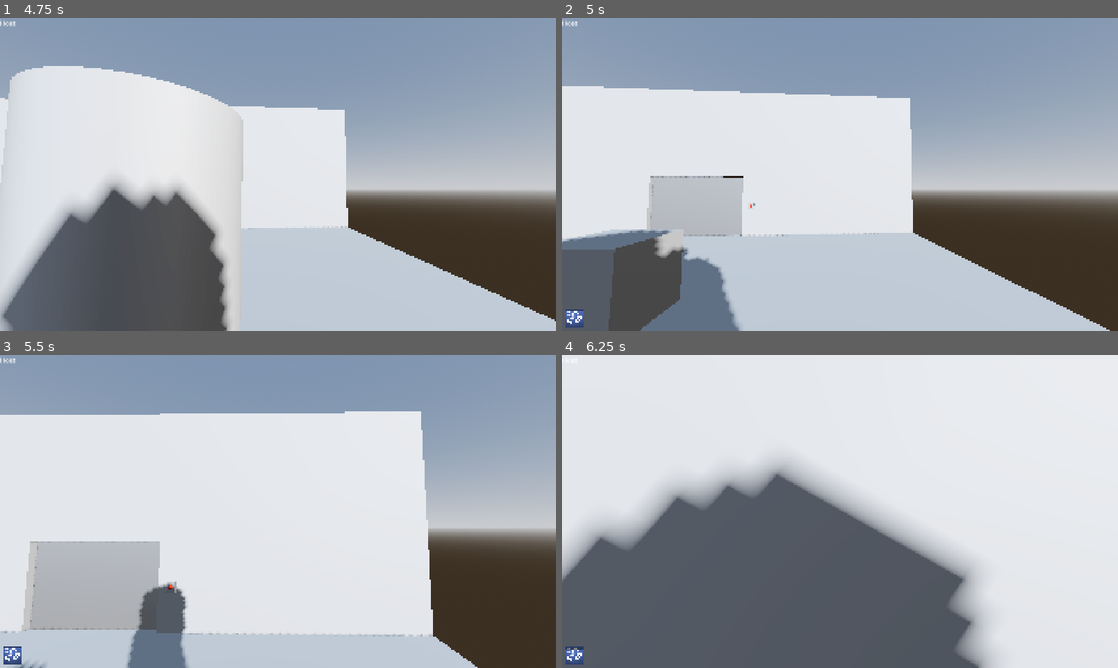
Above: before the commit, frames 1-4 (two rows, left to right).
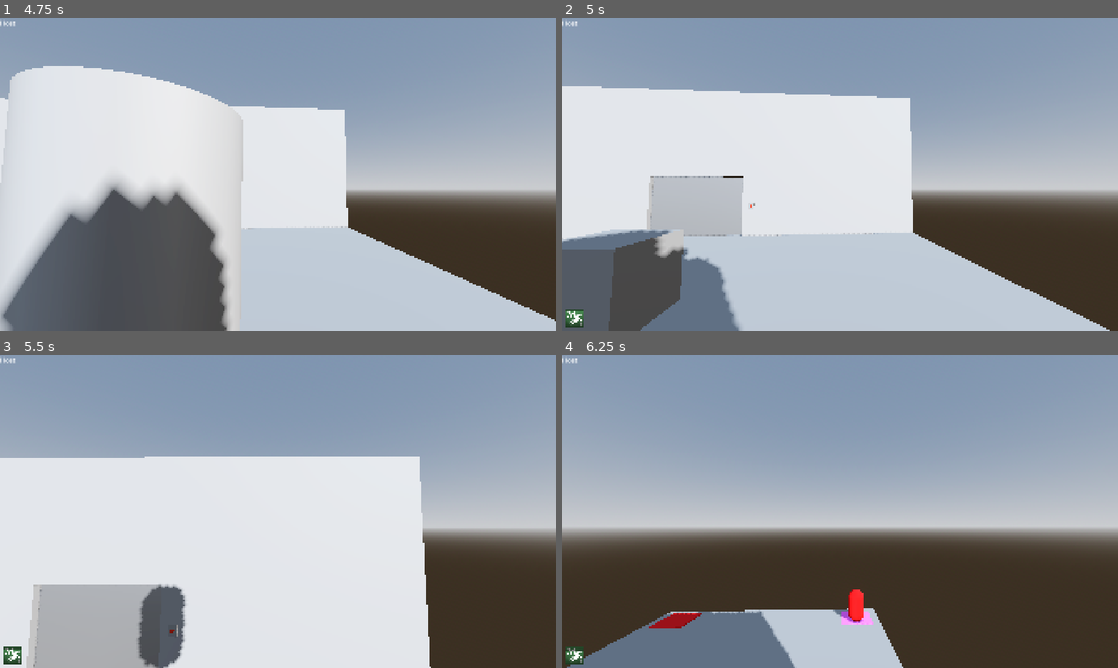
Above: after the commit, the same moments.

Repository: Arox315/Horror-Game
Game: Godot game, scene res://stages/playground/playground.tscn
Two runs of this game, one before a commit and one after it. Both use one fixed random seed, a clock stepped at 60 frames per second and the inputs below. The project has no main scene, so this scene is started directly.
Inputs (mouse positions are in pixels of both pictures, inside the frame that each line leads up to):
- Up to frame 1 (4.75 s): tap Enter at 0.5 s; move the mouse to (400, 158) at 0.52 s; hold D (right) 0.53-1.25 s; tap E (interact) at 0.6, 2.1, 2.85, 3.6, 4.35 s; click (400, 158) at 0.67 s; tap Space (jump) at 0.77, 2.27, 3.77, 4.52 s; click "Host game" at 1.25 s; move the mouse to (166, 190) at 2.02 s; hold S (back) 2.03-2.78 s; move the mouse to (333, 105) at 2.77 s; hold D (right) 2.78-3.53 s; move the mouse to (250, 237) at 3.52 s; hold W (forward) from 3.53 s (still down); click (250, 237) at 3.67 s; move the mouse to (316, 177) at 4.27 s
- Up to frame 2 (5 s): keep holding W (forward); tap L (debug_add_effect) at 4.9 s
- Up to frame 3 (5.5 s): keep holding W (forward); move the mouse to (233, 508) at 5.02 s; tap E (interact) at 5.1 s; tap Space (jump) at 5.27 s
- Up to frame 4 (6.25 s): keep holding W (forward); tap K (debug_effect, bound only after the commit) at 5.65 s; move the mouse to (845, 511) at 5.77 s; tap E (interact) at 5.85 s

Frame 1 is identical in both runs. In frame 2, 0.2% of the frame differs, in the area x 0-85%, y 21-99%; in frame 3, 24%; in frame 4, 97%, in the area x 0-100%, y 0-100%.

Commit message:
feat: Enhance effects system with new stack management and signal handling for effects. Update effect's DocStrings

Diff:
--- a/common/components/effects_component/effect_banner/effect_banner.gd
+++ b/common/components/effects_component/effect_banner/effect_banner.gd
@@ -11,40 +11,93 @@
 		else:
 			label.visible = true
 
-@export var stacks: String
-@export var lifetime: float
+@export var current_stacks: int
+@export var stack_duration: float
 @export var is_endless: bool
+@export var is_reversed: bool
+@export var regenerates_stacks: bool
 
 @onready var icon: TextureRect = $InnerPanelWrapper/InnerPanel/Icon
 @onready var diminished_overlay: ColorRect = $InnerPanelWrapper/InnerPanel/DiminishedOverlay
 @onready var label: Label = $InnerPanelWrapper/InnerPanel/Label
 
 var tween: Tween
-
+var is_update_locked: bool = false
+var is_update_reversed_locked: bool = false
 
 func _ready() -> void:
-	tween = create_tween()
-	label.text = stacks
+	label.text = str(current_stacks)
 	icon.texture = effect_icon
 	max_stacks = max_stacks
 
-	if not is_endless:
-		tween.tween_property(diminished_overlay,"size",Vector2(diminished_overlay.size.x, diminished_overlay.size.x), lifetime)
+	if is_reversed:
+		diminished_overlay.size.y = diminished_overlay.size.x
+		if current_stacks == max_stacks:
+			diminished_overlay.size.y = 0.0
+		else:
+			if regenerates_stacks:
+				tween = create_tween()
+				tween.tween_property(diminished_overlay,"size",Vector2(diminished_overlay.size.x, 0.0), stack_duration)
+	else:
+		if not is_endless:
+			tween = create_tween()
+			tween.tween_property(diminished_overlay,"size",Vector2(diminished_overlay.size.x, diminished_overlay.size.x), stack_duration)
 
 
 func update_display(new_stacks: int) -> void:
-	if new_stacks <= 0: return
-
-	label.text = str(new_stacks)
-
-	if not is_endless:
-		tween.kill()
-		tween = create_tween()
-
-		diminished_overlay.size.y = 0.0
-		tween.tween_property(diminished_overlay,"size",Vector2(diminished_overlay.size.x, diminished_overlay.size.x), lifetime)
+	if is_reversed:
+		_update_display_reversed(new_stacks)
+	else:
+		_update_display(new_stacks)
 
 
 func delete() -> void:
 	tween.kill()
 	queue_free()
+
+
+func set_is_update_locked(value: bool) -> void:
+	is_update_locked = value
+	if is_update_locked:
+		if tween: tween.stop()
+	else:
+		if tween: tween.play()
+
+
+func set_is_update_reversed_locked(value: bool) -> void:
+	is_update_reversed_locked = value
+	if is_update_reversed_locked:
+		if tween: tween.stop()
+	else:
+		if tween: tween.play()
+
+
+func _update_display(new_stacks: int) -> void:
+	if new_stacks <= 0: return
+	print("lol")
+	label.text = str(new_stacks)
+	current_stacks = new_stacks
+
+	if not is_endless and not is_update_locked:
+		if tween: tween.kill()
+		tween = create_tween()
+
+		diminished_overlay.size.y = 0.0
+		tween.tween_property(diminished_overlay,"size",Vector2(diminished_overlay.size.x, diminished_overlay.size.x), stack_duration)
+
+
+func _update_display_reversed(new_stacks: int) -> void:
+	if new_stacks >= max_stacks:
+		label.text = str(max_stacks)
+		current_stacks = max_stacks
+		return
+
+	label.text = str(new_stacks)
+	current_stacks = new_stacks
+
+	if regenerates_stacks and not is_update_reversed_locked:
+		if tween: tween.kill()
+		tween = create_tween()
+
+		diminished_overlay.size.y = diminished_overlay.size.x
+		tween.tween_property(diminished_overlay,"size",Vector2(diminished_overlay.size.x, 0.0), stack_duration)
--- a/common/components/effects_component/effect_banner/effect_banner.tscn
+++ b/common/components/effects_component/effect_banner/effect_banner.tscn
@@ -47,8 +47,6 @@
 [node name="DiminishedOverlay" type="ColorRect" parent="InnerPanelWrapper/InnerPanel"]
 layout_mode = 0
 offset_right = 60.0
-grow_horizontal = 2
-grow_vertical = 2
 size_flags_vertical = 0
 color = Color(0, 0, 0, 0.49019608)
 
--- a/common/components/effects_component/effects_component.gd
+++ b/common/components/effects_component/effects_component.gd
@@ -22,7 +22,7 @@
 		if child is not Effect: continue
 		if child.is_unique:
 			if child.get_meta("id") == effect_id:
-				child.increment_stack()
+				child.add_effect()
 				return
 
 	effect_spawner.spawn(effect_id)
--- a/common/effects/accelerating_move_speed/accelerating_move_speed.gd
+++ b/common/effects/accelerating_move_speed/accelerating_move_speed.gd
@@ -7,7 +7,7 @@
 
 # This makes sure the first incrementation of speed happens at the time of getting this effect
 # (rather than after overtime interval)
-var elapsed: float = overtime_interval
+var elapsed: float = tick_interval
 func apply_effect(delta: float) -> void:
 	# Linearly go from base speed to base + uptime * amount - 1 (ends on reaching this value)
 	var current_amount = target.get_speed_multiplier(name) if target.get_speed_multiplier(name) else 0.0
--- a/common/effects/accelerating_move_speed/accelerating_move_speed.tscn
+++ b/common/effects/accelerating_move_speed/accelerating_move_speed.tscn
@@ -5,8 +5,9 @@
 
 [node name="AcceleratingMoveSpeed" type="Node"]
 script = ExtResource("1_v0rko")
-stack_uptime = 10.0
-is_effect_overtime = true
-can_increment_while_active = false
-cooldown_after_finished = 2.0
-effect_icon = ExtResource("2_sumbf")
+stack_duration = 10.0
+is_ticking = true
+can_gain_while_active = false
+can_gain_from_source_reapply = false
+reapply_cooldown = 2.0
+icon = ExtResource("2_sumbf")
--- a/common/effects/bonus_jump_height/bonus_jump_height.tscn
+++ b/common/effects/bonus_jump_height/bonus_jump_height.tscn
@@ -7,4 +7,4 @@
 script = ExtResource("1_ur5sn")
 max_stacks = 5
 amount_per_stack = 5.0
-effect_icon = ExtResource("2_mp33n")
+icon = ExtResource("2_mp33n")
--- a/common/effects/effect.gd
+++ b/common/effects/effect.gd
@@ -6,60 +6,133 @@
 signal deleted
 signal stack_gained(stacks: int)
 signal stack_lost(stacks: int)
-
-##Max amount of stacks for the effect.
-@export var max_stacks: int = 1
-##Current amount of stacks of the effect. Effect will start with this amount.
-@export var current_stacks: int = 1:
-	set(value):
-		current_stacks = clamp(value, 0, max_stacks)
-##How long each stack lasts.
-@export var stack_uptime: float = 5.0
-##If effect is not unique gaining it again while active will not increase a stack but create another instance of the effect.
+signal locked(value: bool)
+signal locked_reversed(value: bool)
+
+
+@export_group("Stacks")
+## Maximum number of stacks this effect can have.
+@export_range(1, 10, 1, "or_greater") var max_stacks: int = 1
+## Stacks the effect starts with when applied.
+@export_range(0, 10, 1, "or_greater") var initial_stacks: int = 1:
+	set(value): initial_stacks = clampi(value, 0, max_stacks)
+## Duration (in seconds) of a single stack before it expires.
+@export_range(0.0, 10.0, 0.0001, "or_greater", "hide_slider") var stack_duration: float = 5.0
+## If true, only one instance of this effect may be active on a target at a time.
+## Reapplying will modify stacks/refresh rather than create a new instance.
 @export var is_unique: bool = true
-##If effect is endless, stack uptime is ignored.
+## If true, stacks do not expire over time.
 @export var is_endless: bool = false
-##If true, the effect finishes if stack uptime reaches 0. Otherwise stacks diminish one by one.
-@export var is_diminishing_all_stacks: bool = false
-##If true, the effect can execute every physics frame.
-@export var is_effect_overtime: bool = false
-##If true, new stacks can be gained or on max stacks their uptime can be reset. Otherwise no new stacks can be gained.
-@export var can_increment_while_active: bool = true
-##Deley between effect execution if it is an overtime effect.
-@export var overtime_interval: float = 1.0
-##Value of an effect each stack gives.
-@export var amount_per_stack: float = 1.0
-##Delay between gaining the effect again after it has finished.
-@export var cooldown_after_finished: float = 0.0
-##Whether the effect has a display banner on Player's UI
-@export var has_icon: bool = true
-##Icon for the effect
-@export var effect_icon: Texture2D
+## If true, when the timer reaches 0 the entire effect ends immediately.
+## If false, stacks expire one-by-one (each expiration removes a stack).
+@export var expire_all_at_once: bool = false
+
+@export_group("Stack Rate Limits")
+## Maximum stacks that can be lost within a given time window.
+@export_range(1, 10, 1, "or_greater") var max_stack_loss_per_window: int = 1
+## Time window (in seconds) used for max stack loss limiting.
+## If 0, there is no loss rate limit.
+@export_range(0.0, 10.0, 0.0001, "or_greater", "hide_slider") var stack_loss_window: float = 0.0
+## Maximum stacks that can be gained within a given time window.
+@export_range(1, 10, 1, "or_greater") var max_stack_gain_per_window: int = 1
+## Time window (in seconds) used for max stack gain limiting.
+## If 0, there is no gain rate limit.
+@export_range(0.0, 10.0, 0.0001, "or_greater", "hide_slider") var stack_gain_window: float = 0.0
+## Delay (in seconds) before stacks are allowed to start incrementing again after a stack loss.
+## If 0, there is no delay.
+@export_range(0.0, 10.0, 0.0001, "or_greater", "hide_slider") var gain_delay_after_loss: float = 0.0
+## Delay (in seconds) before stacks are allowed to start decrementing again after a stack gain.
+## If 0, there is no delay.
+@export_range(0.0, 10.0, 0.0001, "or_greater", "hide_slider") var loss_delay_after_gain: float = 0.0
+
+@export_group("Ticking")
+## If true, the effect "ticks" repeatedly every physics frame while active (e.g. damage/heal over time).
+@export var is_ticking: bool = false
+## Time between ticks (in seconds) when [member is_ticking] is true.
+@export_range(0.0, 10.0, 0.0001, "or_greater", "hide_slider") var tick_interval: float = 1.0
+
+@export_group("Stacking Rules")
+## If true, stacks can be gained while the effect is already active (and/or duration can be refreshed at max stacks).
+@export var can_gain_while_active: bool = true
+## If true, the effect can gain stacks when reapplied from the original source
+## ([method EffectsComponent.add_effect]) while already active.
+@export var can_gain_from_source_reapply: bool = true
+## If true, the effect gains stacks over time instead of losing them.
+@export var is_reversed: bool = false
+## If true and [member is_reversed] is true, the effect gains stacks every [member stack_duration].
+@export var regenerates_stacks: bool = false
+
+@export_group("Presentation and Tuning")
+## Amount/value contributed per stack (depends on the concrete effect).
+@export_range(0.0, 10.0, 0.0001, "or_greater", "hide_slider") var amount_per_stack: float = 1.0
+## Delay (in seconds) after the effect ends before it can be applied again.
+@export_range(0.0, 10.0, 0.0001, "or_greater", "hide_slider") var reapply_cooldown: float = 0.0
+## Whether the effect should be shown in the player's UI.
+@export var show_icon: bool = true
+## Icon displayed for the effect in UI (if enabled).
+@export var icon: Texture2D
+
 
 const EFFECT_BANNER = preload("uid://b3xismmir0wg6")
+
+var current_stacks: int = 1:
+	set(value): current_stacks = clampi(value, 0, max_stacks)
 
 var default_value: float
 var target: Node3D
 var _is_on_cooldown: bool = false
 
+var _recent_stacks_lost_count: int = 0:
+	set(value): _recent_stacks_lost_count= clampi(value, 0, max_stack_loss_per_window)
+var _recent_stacks_gained_count: int = 0:
+	set(value): _recent_stacks_gained_count = clampi(value, 0, max_stack_gain_per_window)
+
+var _is_increment_locked: bool = false
+var _is_decrement_locked: bool = false
+
+var _increment_timer: Timer = Timer.new()
+var _decrement_timer: Timer = Timer.new()
+
 
 func _enter_tree() -> void:
 	var sync := MultiplayerSynchronizer.new()
 	var config := SceneReplicationConfig.new()
+	config.add_property(^":max_stacks")
 	config.add_property(^":current_stacks")
 	config.add_property(^":_stack_livetime")
 	sync.name = "EffectSync"
 	sync.replication_config = config
 	add_child(sync)
 
+	_increment_timer.autostart = false
+	_increment_timer.one_shot = true
+	_increment_timer.name = "IncrementTimer"
+	_increment_timer.timeout.connect(set_increment_lock.bind(false))
+
+	_decrement_timer.autostart = false
+	_decrement_timer.one_shot = true
+	_decrement_timer.name = "DecrementTimer"
+	_decrement_timer.timeout.connect(set_decrement_lock.bind(false))
+
+	add_child(_increment_timer)
+	add_child(_decrement_timer)
+
 
 func _ready() -> void:
 	if not target: printerr("No target for effect: ", self)
-	current_stacks = current_stacks # makes sure the setter corrects invalid values
+
+	initial_stacks = initial_stacks # makes sure the setter corrects invalid values
+	current_stacks = initial_stacks
+
 	finished.connect(on_finished)
 	deleted.connect(on_deleted)
+
+	if not icon and show_icon:
+		icon = PlaceholderTexture2D.new()
+
 	update_effect()
 	_setup_banner()
+	_handle_stack_gain_limit(current_stacks)
 
 
 var _stack_livetime: float = 0.0
@@ -68,14 +141,21 @@
 
 	if _is_on_cooldown: return
 
-	if is_effect_overtime:
+	if is_ticking:
 		apply_effect(delta)
 
+	if is_reversed:
+		_process_reversed(delta)
+	else:
+		_process_regular(delta)
+
+
+func _process_regular(delta: float) -> void:
 	if is_endless: return
+	if _is_decrement_locked: return
 
 	_stack_livetime += delta
-	if _stack_livetime >= stack_uptime:
-		_stack_livetime = 0.0
+	if _stack_livetime >= stack_duration:
 		decrement_stack()
 
 	if current_stacks <= 0:
@@ -83,47 +163,54 @@
 		_delete_effect()
 
 
+func _process_reversed(delta: float) -> void:
+	if not regenerates_stacks: return
+	if current_stacks == max_stacks: return
+	if _is_increment_locked: return
+
+	_stack_livetime += delta
+	if _stack_livetime >= stack_duration:
+		increment_stack()
+
+
 func increment_stack(amount: int = 1) -> void:
 	if _is_on_cooldown: return
-	if not can_increment_while_active: return
+	if not can_gain_while_active: return
+	if _is_increment_locked: return
+
+	if _recent_stacks_gained_count >= max_stack_gain_per_window: return
+	_handle_stack_gain_limit(amount)
 
 	_stack_livetime = 0.0
 	current_stacks += amount
 	update_effect()
 
-	_emit_stack_gained_global.rpc(current_stacks)
+	ServerRequests.send_emit_signal_global_request(self, stack_gained, current_stacks)
 
 	print("[%s] Effect %s incremented to: %d stacks" % [target, name, current_stacks])
+	if loss_delay_after_gain > 0.0:
+		set_decrement_lock(true)
+		_decrement_timer.start(loss_delay_after_gain)
 
 
 func decrement_stack(amount: int = 1) -> void:
 	if _is_on_cooldown: return
+	if _is_decrement_locked: return
+	if _decrement_timer.time_left != 0.0: return
+
+	if _recent_stacks_lost_count >= max_stack_loss_per_window: return
+	_handle_stack_loss_limit(amount)
+
+	_stack_livetime = 0.0
 	current_stacks -= amount
 	update_effect()
 
-	_emit_stack_lost_global.rpc(current_stacks)
+	ServerRequests.send_emit_signal_global_request(self, stack_lost, current_stacks)
 
 	print("[%s] Effect %s decremented to: %d stacks" % [target, name, current_stacks])
-
-
-@rpc("reliable","any_peer","call_local")
-func _emit_finished_global() -> void:
-	finished.emit()
-
-
-@rpc("reliable","any_peer","call_local")
-func _emit_deleted_global() -> void:
-	deleted.emit()
-
-
-@rpc("reliable","any_peer","call_local")
-func _emit_stack_gained_global(stacks: int) -> void:
-	stack_gained.emit(stacks)
-
-
-@rpc("reliable","any_peer","call_local")
-func _emit_stack_lost_global(stacks: int) -> void:
-	stack_lost.emit(stacks)
+	if gain_delay_after_loss > 0.0:
+		set_increment_lock(true)
+		_increment_timer.start(gain_delay_after_loss)
 
 
 func end_effect() -> void:
@@ -131,35 +218,86 @@
 	_delete_effect()
 
 
+func add_effect(stack_amount: int = 1) -> void:
+	if not can_gain_from_source_reapply: return
+	increment_stack(stack_amount)
+
+
+func set_increment_lock(value: bool) -> void:
+	ServerRequests.send_emit_signal_global_request(self, locked_reversed, value)
+	_is_increment_locked = value
+
+
+func set_decrement_lock(value: bool) -> void:
+	ServerRequests.send_emit_signal_global_request(self, locked, value)
+	_is_decrement_locked = value
+
+
 func _delete_effect() -> void:
-	_emit_finished_global.rpc()
+	ServerRequests.send_emit_signal_global_request(self, finished)
 
 	_is_on_cooldown = true
-	await get_tree().create_timer(cooldown_after_finished).timeout
+	await get_tree().create_timer(reapply_cooldown).timeout
 
 	print("[%s] Effect %s ready to be applied again" % [target, name])
 
 	queue_free()
-	_emit_deleted_global.rpc()
+	ServerRequests.send_emit_signal_global_request(self, deleted)
 
 
 func _setup_banner() -> void:
-	if not has_icon: return
+	if not show_icon: return
 	if not get_parent().owner.is_in_group("Players"): return
 	if target.get_multiplayer_authority() != multiplayer.get_unique_id(): return
 
 	var effect_banner: EffectBanner = EFFECT_BANNER.instantiate()
-	effect_banner.effect_icon = effect_icon
-	effect_banner.stacks = str(current_stacks)
+	effect_banner.effect_icon = icon
+	effect_banner.current_stacks = current_stacks
 	effect_banner.max_stacks = max_stacks
-	effect_banner.lifetime = stack_uptime
+	effect_banner.stack_duration = stack_duration
 	effect_banner.is_endless = is_endless
+	effect_banner.is_reversed = is_reversed
+	effect_banner.regenerates_stacks = regenerates_stacks
 	stack_gained.connect(effect_banner.update_display)
 	stack_lost.connect(effect_banner.update_display)
 	finished.connect(effect_banner.delete)
+	locked.connect(effect_banner.set_is_update_locked)
+	locked_reversed.connect(effect_banner.set_is_update_reversed_locked)
 	target.effects.add_child(effect_banner)
 
 
+func _add_recent_stacks_lost(amount: int) -> void:
+	_recent_stacks_lost_count += amount
+
+
+func _remove_recent_stacks_lost(amount: int) -> void:
+	_recent_stacks_lost_count -= amount
+
+
+func _handle_stack_loss_limit(amount: int = 1) -> void:
+	if stack_loss_window <= 0.0: return
+
+	_add_recent_stacks_lost(amount)
+	await get_tree().create_timer(stack_loss_window).timeout
+	_remove_recent_stacks_lost(amount)
+
+
+func _add_recent_stacks_gained(amount: int) -> void:
+	_recent_stacks_gained_count += amount
+
+
+func _remove_recent_stacks_gained(amount: int) -> void:
+	_recent_stacks_gained_count -= amount
+
+
+func _handle_stack_gain_limit(amount: int = 1) -> void:
+	if stack_gain_window <= 0.0: return
+
+	_add_recent_stacks_gained(amount)
+	await get_tree().create_timer(stack_gain_window).timeout
+	_remove_recent_stacks_gained(amount)
+
+
 @abstract
 func update_effect() -> void
 
--- /dev/null
+++ b/common/effects/test/test_effect_01.gd
@@ -0,0 +1,24 @@
+class_name TestEffect01
+extends Effect
+
+
+func _ready() -> void:
+	if target.is_in_group("Players"):
+		target.test.connect(decrement_stack)
+	super()
+
+
+func update_effect() -> void:
+	pass
+
+
+func apply_effect(_delta: float) -> void:
+	pass
+
+
+func on_finished() -> void:
+	pass
+
+
+func on_deleted() -> void:
+	pass
--- /dev/null
+++ b/common/effects/test/test_effect_01.tscn
@@ -0,0 +1,13 @@
+[gd_scene load_steps=2 format=3 uid="uid://dgjqlisdvkwyi"]
+
+[ext_resource type="Script" uid="uid://dp0jx8vmjuv4a" path="res://common/effects/test/test_effect_01.gd" id="1_htxvw"]
+
+[node name="TestEffect01" type="Node"]
+script = ExtResource("1_htxvw")
+max_stacks = 8
+initial_stacks = 8
+max_stack_loss_per_window = 2
+stack_loss_window = 4.0
+gain_delay_after_loss = 2.0
+is_reversed = true
+regenerates_stacks = true
--- a/entities/character/character.gd
+++ b/entities/character/character.gd
@@ -1,4 +1,6 @@
 extends CharacterBody3D
+
+signal test
 
 @export var first_person_camera_position: Vector3 = Vector3.ZERO
 @export var third_person_camera_position: Vector3 = Vector3(0, 0.8, 1.8)
@@ -89,8 +91,12 @@
 		return
 
 	if Input.is_action_just_pressed("debug_add_effect"):
-		var effect_to_add = EffectsTable.Effects.ACCELERATING_MOVE_SPEED
+		var effect_to_add = EffectsTable.Effects.BONUS_JUMP_HEIGHT
 		ServerRequests.send_add_effect_request(self, effect_to_add)
+
+	if Input.is_action_just_pressed("debug_effect"):
+		#test.emit()
+		ServerRequests.send_emit_signal_request(self, test)
 
 	# toggle 3rd person
 	if Input.is_action_just_pressed("change_perspective"):
--- a/globals/autoloads/effects_table.gd
+++ b/globals/autoloads/effects_table.gd
@@ -2,10 +2,12 @@
 
 enum Effects {
 	ACCELERATING_MOVE_SPEED,
-	BONUS_JUMP_HEIGHT
+	BONUS_JUMP_HEIGHT,
+	TEST01
 }
 
 const TABLE: Dictionary = {
 	Effects.ACCELERATING_MOVE_SPEED: preload("uid://dga6hld40vbyn"),
-	Effects.BONUS_JUMP_HEIGHT: preload("uid://bwtwbvcujr4d8")
+	Effects.BONUS_JUMP_HEIGHT: preload("uid://bwtwbvcujr4d8"),
+	Effects.TEST01: preload("uid://dgjqlisdvkwyi")
 }
--- a/globals/autoloads/server_requests.gd
+++ b/globals/autoloads/server_requests.gd
@@ -34,9 +34,70 @@
 	if node: node.queue_free()
 
 
+
+
+# ----- Signal emit -----
+
+## Sends a request to the server to emit a [param signal] from the [param target].
+## [br][color=yellow]This request emits the specified signal only if the sender is the target[/color].
+## @experimental
+func send_emit_signal_request(target: Node, signal_to_emit: Signal, ...signal_args: Array) -> void:
+	var target_path: NodePath = target.get_path()
+	if target_path.is_empty(): return
+
+	if multiplayer.is_server():
+		_request_emit_signal_server(1, target_path, signal_to_emit.get_name(), signal_args)
+	else:
+		_request_emit_signal.rpc_id(1, target_path, signal_to_emit.get_name(), signal_args)
+
+
+@rpc("reliable","any_peer","call_local")
+func _request_emit_signal(target_path: NodePath, signal_name: StringName, signal_args: Array) -> void:
+	if not multiplayer.is_server(): return
+	var sender_id: int = multiplayer.get_remote_sender_id()
+	_request_emit_signal_server(sender_id, target_path, signal_name, signal_args)
+
+
+func _request_emit_signal_server(sender_id: int, target_path: NodePath, signal_name: StringName, signal_args: Array) -> void:
+	if not multiplayer.is_server(): return
+	var target = get_node_or_null(target_path)
+	if not target: return
+
+	if target.get_multiplayer_authority() != sender_id: return
+
+	if signal_args.is_empty():
+		target.emit_signal(signal_name)
+	else:
+		target.emit_signal.callv([signal_name] + signal_args)
+
+
+
+
+##
+func send_emit_signal_global_request(target: Node, signal_to_emit: Signal, ...signal_args: Array) -> void:
+	var target_path: NodePath = target.get_path()
+	if target_path.is_empty(): return
+
+	_request_emit_signal_global.rpc(1, target_path, signal_to_emit.get_name(), signal_args)
+
+
+@rpc("reliable","any_peer","call_local")
+func _request_emit_signal_global(_sender_id: int, target_path: NodePath, signal_name: StringName, signal_args: Array) -> void:
+	var target = get_node_or_null(target_path)
+	if not target: return
+
+	if signal_args.is_empty():
+		target.emit_signal(signal_name)
+	else:
+		target.emit_signal.callv([signal_name] + signal_args)
+
+
+
+
 # ----- Effect requests -----
 
 ## Sends a request to the server to remove an effect from the [param target]
+## @experimental
 func send_remove_effect_request(target: Node3D, effect_id: int) -> void:
 	if not target: return
 	if multiplayer.is_server():
@@ -64,6 +125,7 @@
 
 
 ## Sends a request to the server to add an effect to the [param target]
+## @experimental
 func send_add_effect_request(target: Node3D, effect_id: int) -> void:
 	if not target: return
 	if multiplayer.is_server():
--- a/project.godot
+++ b/project.godot
@@ -85,6 +85,11 @@
 "events": [Object(InputEventKey,"resource_local_to_scene":false,"resource_name":"","device":-1,"window_id":0,"alt_press …(192 unchanged characters)…
 ]
 }
+debug_effect={
+"deadzone": 0.2,
+"events": [Object(InputEventKey,"resource_local_to_scene":false,"resource_name":"","device":-1,"window_id":0,"alt_pressed":false,"shift_pressed":false,"ctrl_pressed":false,"meta_pressed":false,"pressed":false,"keycode":0,"physical_keycode":75,"key_label":0,"unicode":107,"location":0,"echo":false,"script":null)
+]
+}
 
 [physics]
 
--- a/stages/playground/playground.tscn
+++ b/stages/playground/playground.tscn
@@ -30,7 +30,7 @@
 script/source = "extends InteractableObject
 
 func _on_interacted(body:Variant, _sender: InteractableTrigger) -> void:
-	ServerRequests.send_add_effect_request(body,EffectsTable.Effects.BONUS_JUMP_HEIGHT)
+	ServerRequests.send_add_effect_request(body,EffectsTable.Effects.TEST01)
 	#ServerRequests.send_delete_request(self)
 "
 
Not shown, added: common/effects/test/test_effect_01.gd.uid
